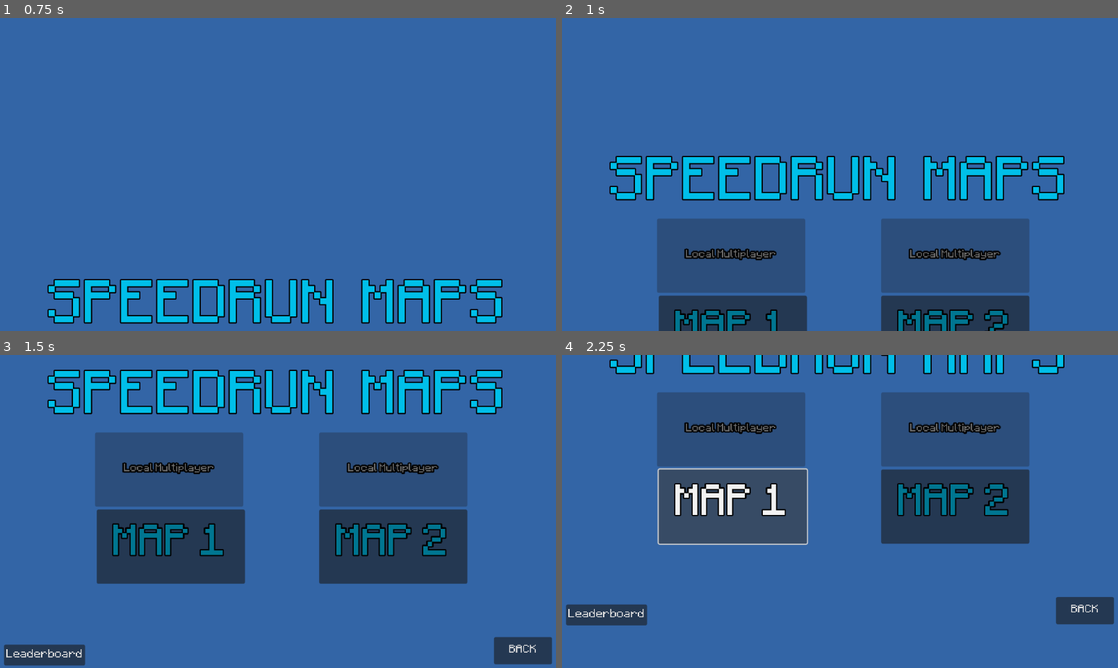
Above: before the commit, frames 1-4 (two rows, left to right).
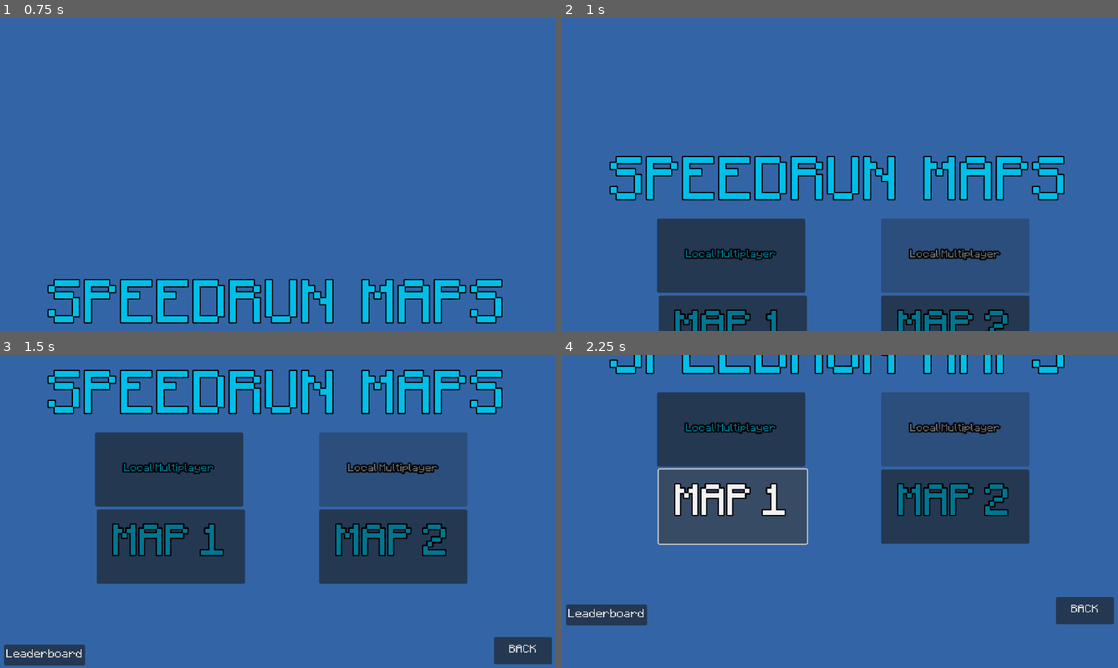
Above: after the commit, the same moments.

Repository: johntheman54321/Pixel-Game-Jam-2024
Game: Godot game, scene res://Scenes/Maps/Map 1/map_1.tscn
Same seed, same stepped clock (60 frames per second), same inputs: the game is played once before the commit and once after it. This scene is started directly instead of the project's main scene.
Inputs (mouse positions are in pixels of both pictures, inside the frame that each line leads up to):
- Up to frame 1 (0.75 s): click "Leave" at 0.5 s
- Up to frame 2 (1 s): no input
- Up to frame 3 (1.5 s): move the mouse to (400, 495) at 1.27 s; hold Right (ui_right) from 1.28 s (still down); hold R from 1.28 s (still down)
- Up to frame 4 (2.25 s): release Right (ui_right) at 2 s; release R at 2 s; click "MAP 1" at 2 s

Frame 1 is identical in both runs. In frame 2, 6.0% of the frame differs, in the area x 17-44%, y 64-88%; in frame 3, 6.1%, in the area x 17-44%, y 24-49%; in frame 4, 6.0%.

Commit message:
Working on local multiplayer pt 2

Diff:
--- a/Scenes/Maps/Map 1/map_1.tscn
+++ b/Scenes/Maps/Map 1/map_1.tscn
@@ -161,9 +161,10 @@
 "RESET": SubResource("Animation_np7uj")
 }
 
-[node name="Map 1" type="Node2D" node_paths=PackedStringArray("player", "score_timer", "animation_player")]
+[node name="Map 1" type="Node2D" node_paths=PackedStringArray("player", "secondPlayer", "score_timer", "animation_player")]
 script = ExtResource("1_g7psw")
 player = NodePath("Player")
+secondPlayer = NodePath("LocalPlayer")
 score_timer = NodePath("Timer")
 animation_player = NodePath("AnimationPlayer")
 current_map = 1
--- a/Scenes/Maps/map_script.gd
+++ b/Scenes/Maps/map_script.gd
@@ -1,6 +1,7 @@
 extends Node2D
 
 @export var player : CharacterBody2D
+@export var secondPlayer : CharacterBody2D
 @export var score_timer : Timer
 @onready var speedtimer = $objects/speedboosts/speedtimer
 @onready var speed_ui = $CanvasLayer/SpeedTimer
--- a/Scenes/Player/Player.gd
+++ b/Scenes/Player/Player.gd
@@ -24,7 +24,16 @@
 
 func _physics_process(delta):
 	if moving:
-		dir = Input.get_vector("ui_left", "ui_right", "ui_up", "ui_down").normalized()
+		if not Global.localMultiplayer:
+			dir = Input.get_vector("player1_left", "player1_right", "player1_up", "player1_down").normalized()
+			if dir == Vector2(0, 0):
+				dir = Input.get_vector("player2_left", "player2_right", "player2_up", "player2_down").normalized()
+		else:
+			if secondPlayer:
+				dir = Input.get_vector("player2_left", "player2_right", "player2_up", "player2_down").normalized()
+			else:
+				dir = Input.get_vector("player1_left", "player1_right", "player1_up", "player1_down").normalized()
+
 		position += dir * speed * delta
 	var look_at_cord = (global_position + dir)
 	if dir != Vector2.ZERO:
--- a/Scenes/map_selection/map_selection.tscn
+++ b/Scenes/map_selection/map_selection.tscn
@@ -175,8 +175,9 @@
 [node name="Local Multiplayer" type="Button" parent="Control/Map1"]
 layout_mode = 1
 anchors_preset = -1
+anchor_left = -0.0117188
 anchor_top = -0.40625
-anchor_right = -0.0117187
+anchor_right = -0.0117188
 anchor_bottom = -1.03906
 offset_right = 256.0
 offset_bottom = 128.0
@@ -185,7 +186,6 @@
 theme_override_constants/outline_size = 10
 theme_override_fonts/font = ExtResource("1_ogesc")
 theme_override_font_sizes/font_size = 15
-disabled = true
 text = "Local Multiplayer"
 metadata/_edit_use_anchors_ = true
 
@@ -206,7 +206,7 @@
 [node name="Local Multiplayer2" type="Button" parent="Control/Map2"]
 layout_mode = 1
 anchors_preset = -1
-anchor_left = 1.51172
+anchor_left = 1.5
 anchor_top = -0.40625
 anchor_right = 1.5
 anchor_bottom = -1.03906
--- a/Scenes/underwater/oxygenpockets/oxygenpocket.gd
+++ b/Scenes/underwater/oxygenpockets/oxygenpocket.gd
@@ -2,14 +2,17 @@
 
 @onready var world = get_owner()
 @onready var player = world.player
+@onready var secondPlayer = world.secondPlayer
 
 func _on_area_2d_body_entered(body):
 	if body is Player:
 		player.player_entered = true
+		secondPlayer.player_entered = true
 		print(player.player_entered)
 
 
 func _on_area_2d_body_exited(body):
 	if body is Player:
 		player.player_entered = false
+		secondPlayer.player_entered = false
 		print(player.player_entered)
--- a/project.godot
+++ b/project.godot
@@ -41,7 +41,6 @@
 "events": [Object(InputEventKey,"resource_local_to_scene":false,"resource_name":"","device":0,"window_id":0,"alt_presse …(181 unchanged characters)…
 , Object(InputEventJoypadButton,"resource_local_to_scene":false,"resource_name":"","device":0,"button_index":13,"pressure":0.0,"pressed":false,"script":null)
 , Object(InputEventJoypadMotion,"resource_local_to_scene":false,"resource_name":"","device":0,"axis":0,"axis_value":-1.0,"script":null)
-, Object(InputEventKey,"resource_local_to_scene":false,"resource_name":"","device":-1,"window_id":0,"alt_pressed":false,"shift_pressed":false,"ctrl_pressed":false,"meta_pressed":false,"pressed":false,"keycode":0,"physical_keycode":65,"key_label":0,"unicode":97,"echo":false,"script":null)
 ]
 }
 ui_right={
@@ -49,15 +48,6 @@
 "events": [Object(InputEventKey,"resource_local_to_scene":false,"resource_name":"","device":0,"window_id":0,"alt_presse …(181 unchanged characters)…
 , Object(InputEventJoypadButton,"resource_local_to_scene":false,"resource_name":"","device":0,"button_index":14,"pressure":0.0,"pressed":false,"script":null)
 , Object(InputEventJoypadMotion,"resource_local_to_scene":false,"resource_name":"","device":0,"axis":0,"axis_value":1.0,"script":null)
-, Object(InputEventKey,"resource_local_to_scene":false,"resource_name":"","device":-1,"window_id":0,"alt_pressed":false,"shift_pressed":false,"ctrl_pressed":false,"meta_pressed":false,"pressed":false,"keycode":0,"physical_keycode":68,"key_label":0,"unicode":100,"echo":false,"script":null)
-]
-}
-ui_up={
-"deadzone": 0.5,
-"events": [Object(InputEventKey,"resource_local_to_scene":false,"resource_name":"","device":0,"window_id":0,"alt_pressed":false,"shift_pressed":false,"ctrl_pressed":false,"meta_pressed":false,"pressed":false,"keycode":4194320,"physical_keycode":0,"key_label":0,"unicode":0,"echo":false,"script":null)
-, Object(InputEventJoypadButton,"resource_local_to_scene":false,"resource_name":"","device":0,"button_index":11,"pressure":0.0,"pressed":false,"script":null)
-, Object(InputEventJoypadMotion,"resource_local_to_scene":false,"resource_name":"","device":0,"axis":1,"axis_value":-1.0,"script":null)
-, Object(InputEventKey,"resource_local_to_scene":false,"resource_name":"","device":-1,"window_id":0,"alt_pressed":false,"shift_pressed":false,"ctrl_pressed":false,"meta_pressed":false,"pressed":false,"keycode":0,"physical_keycode":87,"key_label":0,"unicode":119,"echo":false,"script":null)
 ]
 }
 ui_down={
@@ -66,6 +56,46 @@
 , Object(InputEventJoypadButton,"resource_local_to_scene":false,"resource_name":"","device":0,"button_index":12,"pressure":0.0,"pressed":false,"script":null)
 , Object(InputEventJoypadMotion,"resource_local_to_scene":false,"resource_name":"","device":0,"axis":1,"axis_value":1.0,"script":null)
 , Object(InputEventKey,"resource_local_to_scene":false,"resource_name":"","device":-1,"window_id":0,"alt_pressed":false,"shift_pressed":false,"ctrl_pressed":false,"meta_pressed":false,"pressed":false,"keycode":0,"physical_keycode":83,"key_label":0,"unicode":115,"echo":false,"script":null)
+]
+}
+player1_up={
+"deadzone": 0.5,
+"events": [Object(InputEventKey,"resource_local_to_scene":false,"resource_name":"","device":-1,"window_id":0,"alt_pressed":false,"shift_pressed":false,"ctrl_pressed":false,"meta_pressed":false,"pressed":false,"keycode":0,"physical_keycode":87,"key_label":0,"unicode":119,"echo":false,"script":null)
+]
+}
+player1_right={
+"deadzone": 0.5,
+"events": [Object(InputEventKey,"resource_local_to_scene":false,"resource_name":"","device":-1,"window_id":0,"alt_pressed":false,"shift_pressed":false,"ctrl_pressed":false,"meta_pressed":false,"pressed":false,"keycode":0,"physical_keycode":68,"key_label":0,"unicode":100,"echo":false,"script":null)
+]
+}
+player1_down={
+"deadzone": 0.5,
+"events": [Object(InputEventKey,"resource_local_to_scene":false,"resource_name":"","device":-1,"window_id":0,"alt_pressed":false,"shift_pressed":false,"ctrl_pressed":false,"meta_pressed":false,"pressed":false,"keycode":0,"physical_keycode":83,"key_label":0,"unicode":115,"echo":false,"script":null)
+]
+}
+player1_left={
+"deadzone": 0.5,
+"events": [Object(InputEventKey,"resource_local_to_scene":false,"resource_name":"","device":-1,"window_id":0,"alt_pressed":false,"shift_pressed":false,"ctrl_pressed":false,"meta_pressed":false,"pressed":false,"keycode":0,"physical_keycode":65,"key_label":0,"unicode":97,"echo":false,"script":null)
+]
+}
+player2_up={
+"deadzone": 0.5,
+"events": [Object(InputEventKey,"resource_local_to_scene":false,"resource_name":"","device":-1,"window_id":0,"alt_pressed":false,"shift_pressed":false,"ctrl_pressed":false,"meta_pressed":false,"pressed":false,"keycode":0,"physical_keycode":4194320,"key_label":0,"unicode":0,"echo":false,"script":null)
+]
+}
+player2_right={
+"deadzone": 0.5,
+"events": [Object(InputEventKey,"resource_local_to_scene":false,"resource_name":"","device":-1,"window_id":0,"alt_pressed":false,"shift_pressed":false,"ctrl_pressed":false,"meta_pressed":false,"pressed":false,"keycode":0,"physical_keycode":4194321,"key_label":0,"unicode":0,"echo":false,"script":null)
+]
+}
+player2_down={
+"deadzone": 0.5,
+"events": [Object(InputEventKey,"resource_local_to_scene":false,"resource_name":"","device":-1,"window_id":0,"alt_pressed":false,"shift_pressed":false,"ctrl_pressed":false,"meta_pressed":false,"pressed":false,"keycode":0,"physical_keycode":4194322,"key_label":0,"unicode":0,"echo":false,"script":null)
+]
+}
+player2_left={
+"deadzone": 0.5,
+"events": [Object(InputEventKey,"resource_local_to_scene":false,"resource_name":"","device":-1,"window_id":0,"alt_pressed":false,"shift_pressed":false,"ctrl_pressed":false,"meta_pressed":false,"pressed":false,"keycode":0,"physical_keycode":4194319,"key_label":0,"unicode":0,"echo":false,"script":null)
 ]
 }
 
